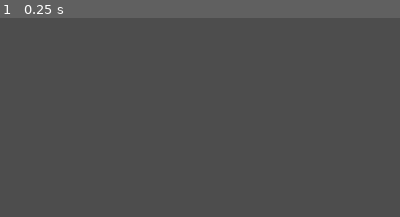
Above: before the commit, frame 1.
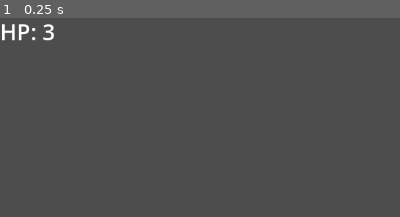
Above: after the commit, the same moment.

Repository: Mvgedev/joyride
Game: Godot game, scene res://scenes/game_scene.tscn
Same seed, same stepped clock (60 frames per second), same inputs: the game is played once before the commit and once after it.
Inputs:
- Up to frame 1 (0.25 s): no input
The pictures show only the part of the screen within x 0-50%, y 0-50%; the shares and areas given below are measured in that part.

The runs differ from the first frame. In frame 1, 0.4% of the frame differs, in the area x 0-14%, y 3-12%.

Commit message:
HP and Game Over addition
- Base system for Game Over
- Life system implemented, with intangibility being given when hit for a few frames to avoid multi hits
TODO: Proper game loop with ready screen / game starting / game over screen

Diff:
--- a/scenes/game_scene.tscn
+++ b/scenes/game_scene.tscn
@@ -15,6 +15,7 @@
 [node name="GameScene" type="Node2D"]
 
 [node name="GameManager" type="Node" parent="."]
+unique_name_in_owner = true
 script = ExtResource("1_ycayy")
 
 [node name="HazardManager" parent="GameManager" instance=ExtResource("2_bw6k5")]
@@ -80,5 +81,20 @@
 grow_vertical = 2
 color = Color(1, 0, 0, 0.60784316)
 
+[node name="Control" type="Control" parent="CanvasLayer"]
+layout_mode = 3
+anchor_right = 0.5
+anchor_bottom = 0.47400004
+offset_bottom = -0.024017334
+grow_horizontal = 2
+grow_vertical = 2
+
+[node name="HP" type="Label" parent="CanvasLayer/Control"]
+layout_mode = 0
+offset_right = 95.0
+offset_bottom = 45.0
+theme_override_font_sizes/font_size = 32
+text = "HP: 3"
+
 [connection signal="timeout" from="GameManager/SpawnTimer" to="GameManager" method="_on_spawn_timer_timeout"]
 [connection signal="area_entered" from="Borders/BorderLeft" to="GameManager" method="_on_border_left_area_entered"]
--- a/scripts/game_manager.gd
+++ b/scripts/game_manager.gd
@@ -3,6 +3,9 @@
 
 # Player
 @onready var player_character: RigidBody2D = $"../PlayerCharacter"
+
+# GUI
+@onready var hp: Label = $"../CanvasLayer/Control/HP"
 
 
 # Flashing damage
@@ -22,6 +25,7 @@
 # Called when the node enters the scene tree for the first time.
 func _ready() -> void:
 	player_character.connect("machine_gun_hit", machine_gun_hit)
+	update_hp()
 	color_rect.modulate.a = 0
 	color_rect.visible = true
 	spawn_timer.start(spawn_delay)
@@ -41,6 +45,19 @@
 	pass
 
 func damage():
+	var game_over = player_character.damaged()
+	if game_over == true:
+		end_game()
+	update_hp()
+
+func end_game():
+	get_tree().reload_current_scene()
+
+
+func update_hp():
+	hp.text = "HP: " + str(player_character.health)
+
+func screen_shake():
 	color_rect.modulate.a = 1
 	color_rect.create_tween().tween_property(color_rect, "modulate:a", 0.0, 0.2)
 
--- a/scripts/player_character.gd
+++ b/scripts/player_character.gd
@@ -1,4 +1,6 @@
 extends RigidBody2D
+
+@onready var game_manager: Node = %GameManager
 
 #jetpack values
 var max_velocity = -300
@@ -19,6 +21,7 @@
 # Character stats
 var health = 3
 var shield = false
+var intangible = false
 @onready var collision_shape_2d: CollisionShape2D = $CollisionShape2D
 @onready var invuln_timer: Timer = $InvulnTimer
 
@@ -66,16 +69,19 @@
 	elif linear_velocity.y > max_downfall:
 		linear_velocity.y = max_downfall
 
-func damaged():
-	if shield == true:
-		shield = false
-	else:
-		health -= 1
-	collision_shape_2d.disabled = true
-	invuln_timer.start(1)
-
-	# Disable collision for 2 sec
-	# check if dead
+func damaged() -> bool:
+	if intangible == false:
+		if shield == true:
+			shield = false
+		else:
+			health -= 1
+			game_manager.screen_shake()
+		if health < 1:
+			return true # Player is defeated
+		else:
+			intangible = true
+			invuln_timer.start(1.5)
+	return false
 
 
 func _on_area_2d_body_entered(_body: Node2D) -> void:
@@ -86,6 +92,6 @@
 	on_ground = false
 	pass # Replace with function body.
 
-
 func _on_invuln_timer_timeout() -> void:
-	collision_shape_2d.disabled = false
+	print("Invuln off!")
+	intangible = false
